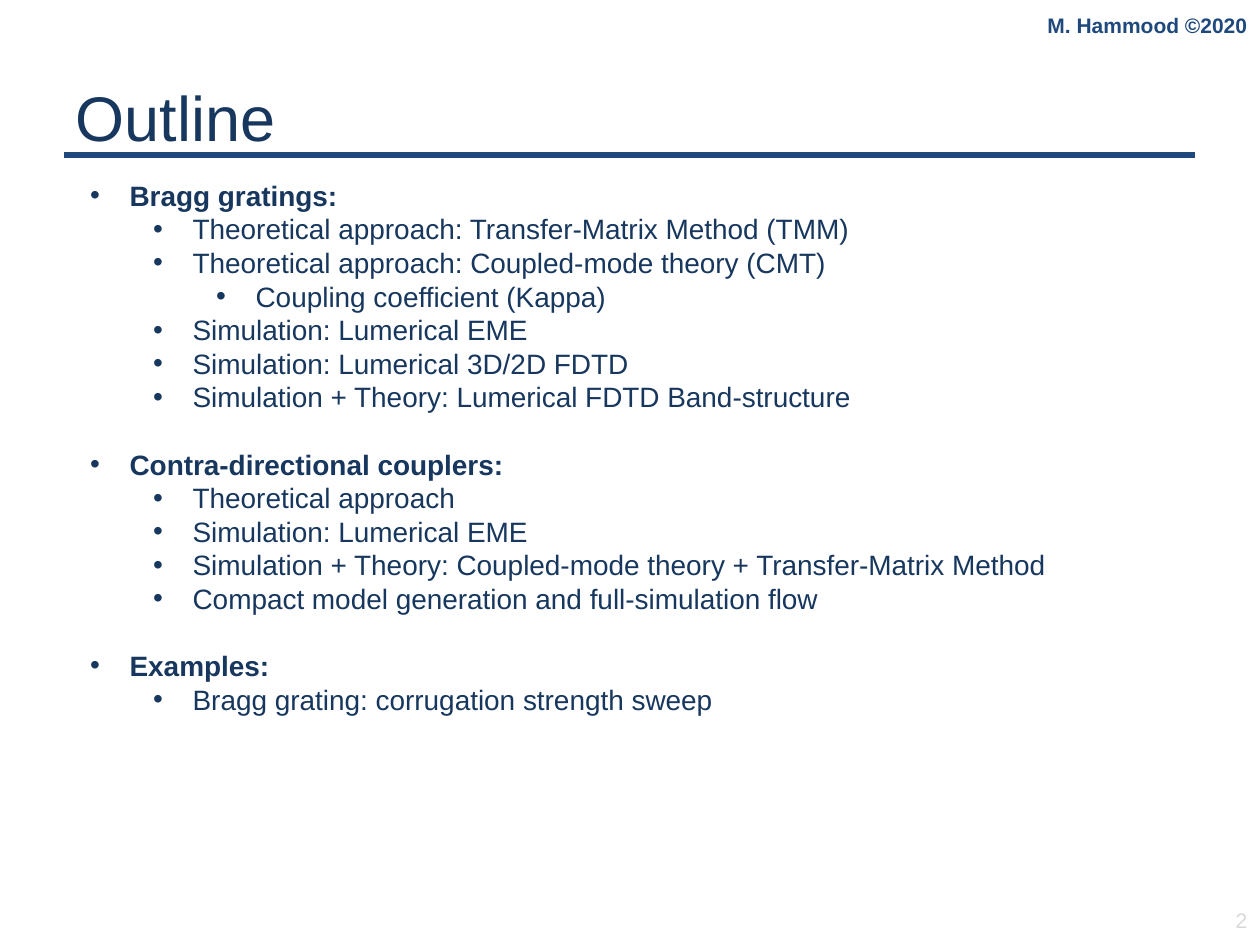
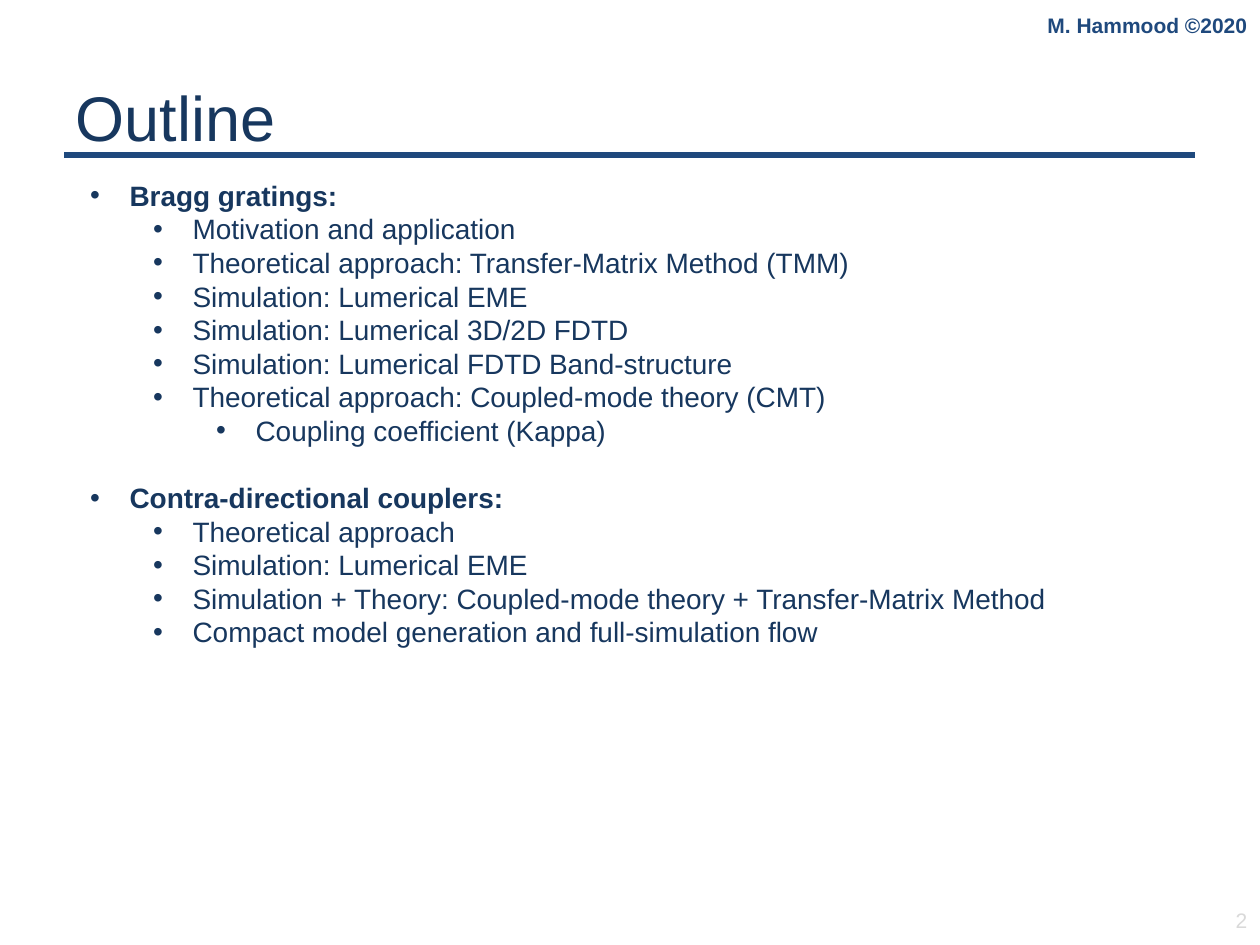
Before and after one commit to mustafacc/SiEPIC_Photonics_Package, a slide deck: slide 2 of SiEPIC_Photonics_Package/solvers_simulators/tutorials/Bragg_tutorial/Workshop.pptx. Drawn at 1260x945 pixels with LibreOffice and Linux fonts; fonts in the diff are those of the drawing; background and template pictures are left out. Boxes give left, top, right and bottom in pixels: in the first picture for what was removed or moved away, otherwise in the second. Text is boxed around its words. In the diff, an @@ line names an element or a change of style, - is before the commit and + after.

Commit message:
bragg tutorial updates
slides and fixes

```diff
--- a/SiEPIC_Photonics_Package/solvers_simulators/tutorials/Bragg_tutorial/Workshop.pptx
+++ b/SiEPIC_Photonics_Package/solvers_simulators/tutorials/Bragg_tutorial/Workshop.pptx
@@ text at bbox=[193, 218, 515, 245]: paragraph added @@
+    • Motivation and application
@@ text at bbox=[193, 286, 732, 375]: paragraphs added @@
+    • Simulation: Lumerical EME
+    • Simulation: Lumerical 3D/2D FDTD
+    • Simulation: Lumerical FDTD Band-structure
@@ text at bbox=[193, 319, 850, 413]: paragraphs removed @@
-    • Simulation: Lumerical EME
-    • Simulation: Lumerical 3D/2D FDTD
-    • Simulation + Theory: Lumerical FDTD Band-structure
@@ text at bbox=[130, 655, 713, 715]: paragraphs removed @@
-  • Examples:
-    • Bragg grating: corrugation strength sweep
```
Also in this commit, not shown: 6 other slides changed, 10 slides added, 4 other files.
